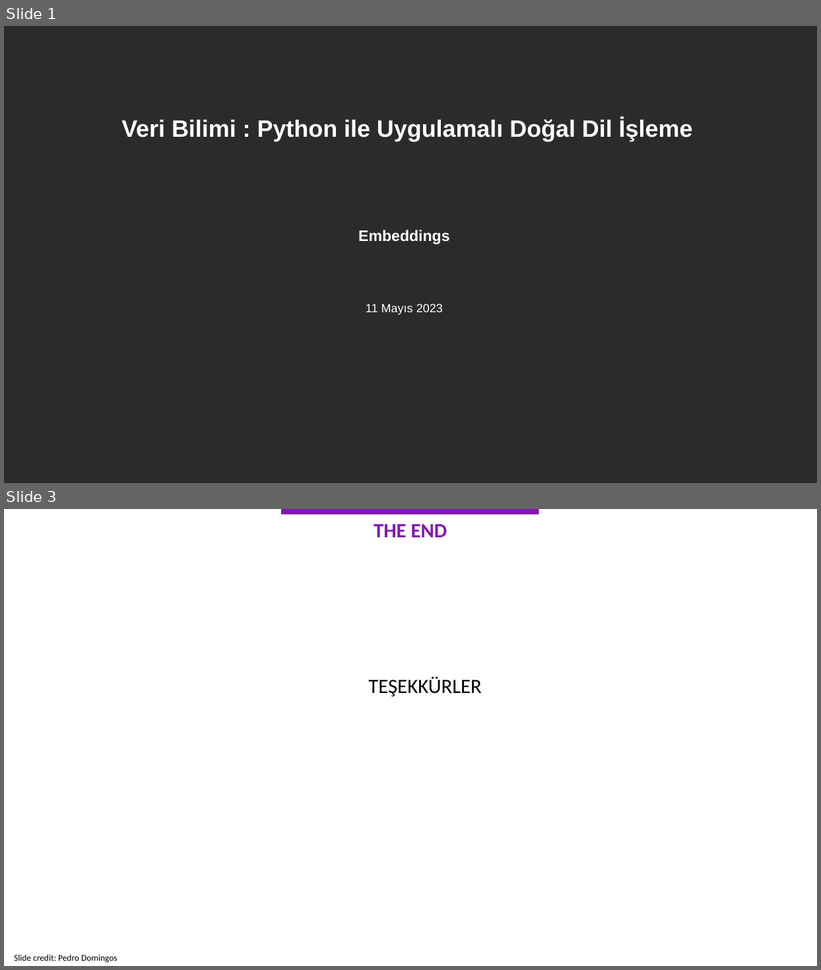
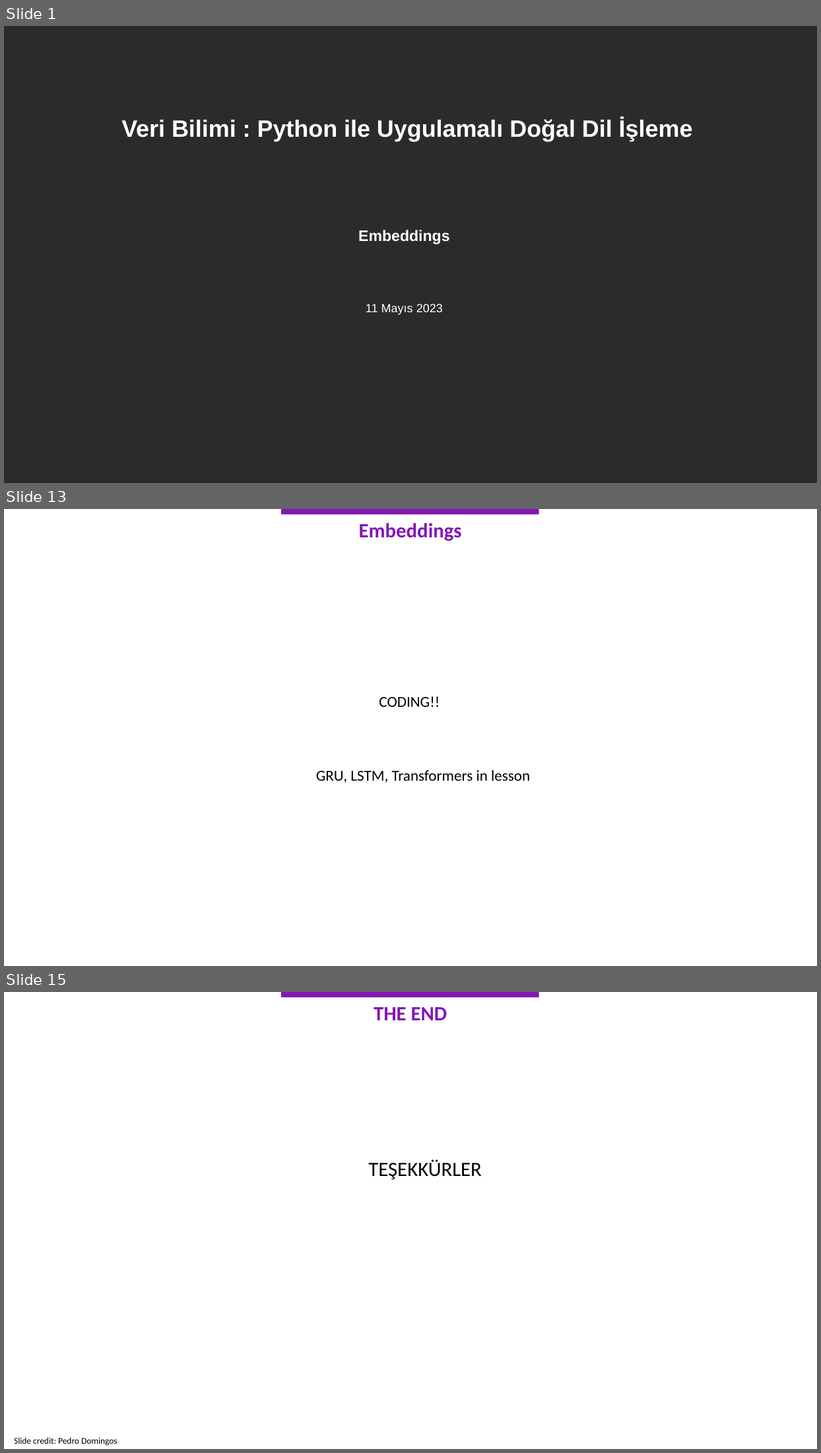
Before and after one commit to kemalcankara/anlp2023, a slide deck: Slides/4.KRY-ANLP_11Mayis.pptx. Shown one above the other, each under a label of ours: slides 1 and 3 before the commit, slides 1, 13 and 15 after it; the slides between them are not shown. The pictures are 821x970 and 821x1453 pixels, drawn with LibreOffice and Linux fonts; fonts in the diff are those of the drawing; background and template pictures are left out; a plain dark background stands for a picture behind light text. Boxes give left, top, right and bottom in pixels: in the first picture for what was removed or moved away, otherwise in the second. Text is boxed around its words. In the diff, an @@ line names an element or a change of style, - is before the commit and + after.

```diff
--- a/Slides/4.KRY-ANLP_11Mayis.pptx
+++ b/Slides/4.KRY-ANLP_11Mayis.pptx
@@ slide 13 added at (4, 509, 817, 966), background #FFFFFF @@
@@ rectangle added at (281, 509, 539, 514), fill #8316B5 @@
@@ text added at (359, 523, 462, 541), 24 pt, text #8316B5, bold @@
+Embeddings
@@ text added at (379, 696, 440, 707), 18 pt, text #000000 @@
+CODING!!
@@ text added at (316, 770, 530, 783), 18 pt, text #000000 @@
+GRU, LSTM, Transformers in lesson
@@ what was slide 3 is now slide 15 @@
```
Also in this commit, not shown: 1 slide changed, 11 other slides added, 2 slides removed, 9 other files.
